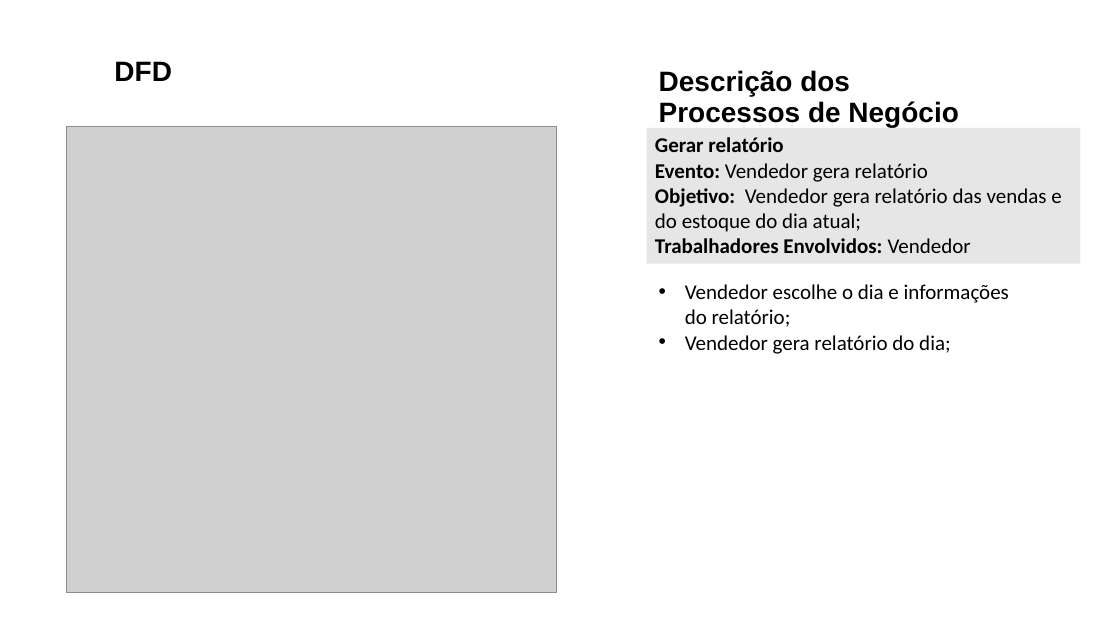
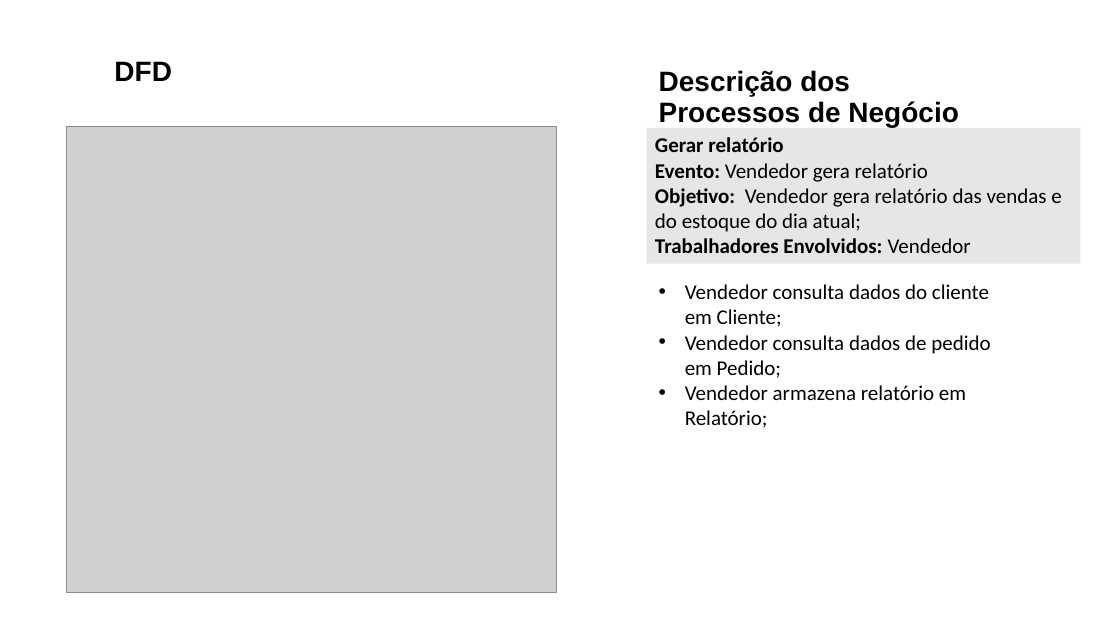
Before and after one commit to lucaskurata/Engenharia-de-Requisitos-Ericson, a slide deck: slide 3 of ACS/AC7/OPE_PlotTwist_AC07_V2.pptx. Drawn at 1120x630 pixels with LibreOffice and Linux fonts; fonts in the diff are those of the drawing; grey boxes stand for pictures. Boxes give left, top, right and bottom in pixels: in the first picture for what was removed or moved away, otherwise in the second. Text is boxed around its words. In the diff, an @@ line names an element or a change of style, - is before the commit and + after.

```diff
--- a/ACS/AC7/OPE_PlotTwist_AC07_V2.pptx
+++ b/ACS/AC7/OPE_PlotTwist_AC07_V2.pptx
@@ text at (685,284,990,428): text changed @@
-• Vendedor escolhe o dia e informações do relatório;
-• Vendedor gera relatório do dia;
+• Vendedor consulta dados do cliente em Cliente;
+• Vendedor consulta dados de pedido em Pedido;
+• Vendedor armazena relatório em Relatório;
```
Also in this commit, not shown: 1 slide added, 1 slide removed, 6 other files.
